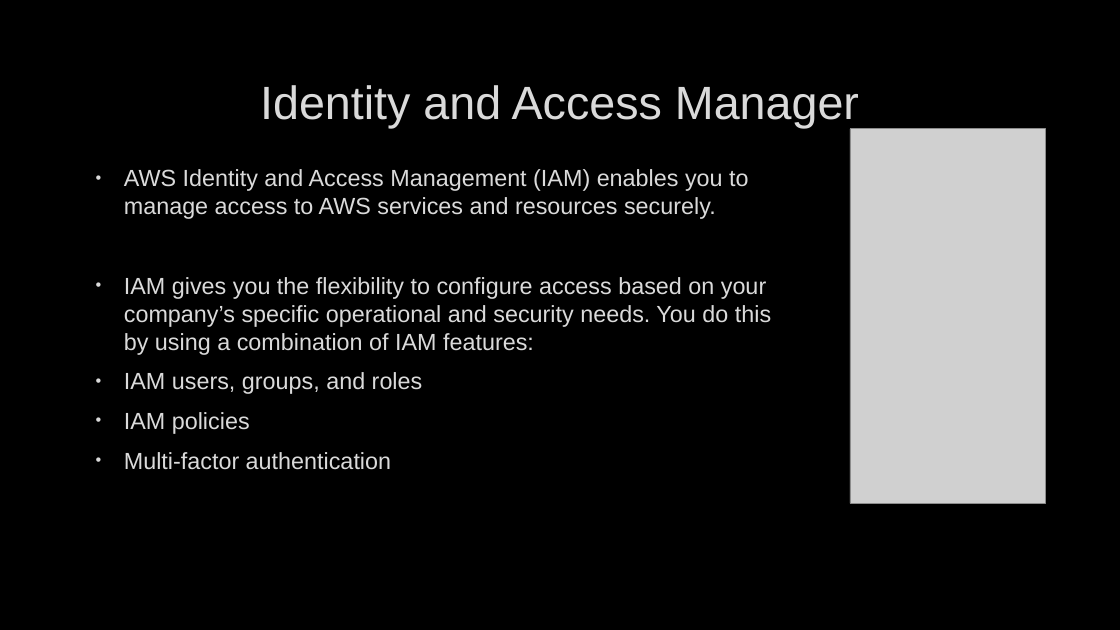
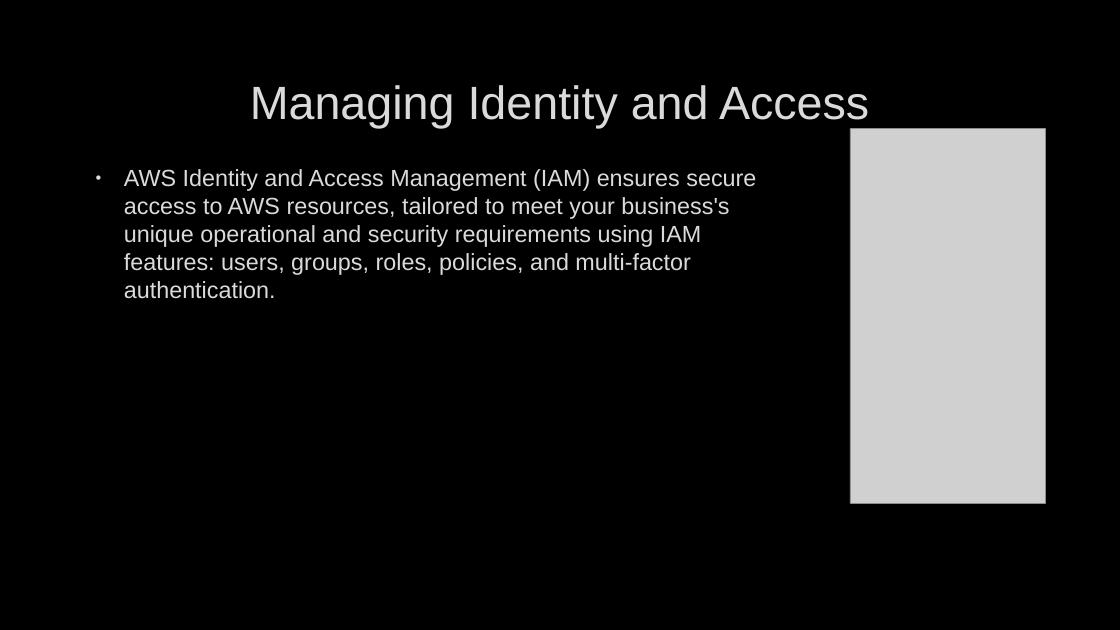
Before and after one commit to deveshbatra/genai_group1, a slide deck: slide 13 of GPTA4_tech.pptx. Drawn at 1120x630 pixels with LibreOffice and Linux fonts; fonts in the diff are those of the drawing; grey boxes stand for pictures; background and template pictures are left out. Boxes give left, top, right and bottom in pixels: in the first picture for what was removed or moved away, otherwise in the second. Text is boxed around its words. In the diff, an @@ line names an element or a change of style, - is before the commit and + after.

```diff
--- a/GPTA4_tech.pptx
+++ b/GPTA4_tech.pptx
@@ title at (250,85,869,128): text changed @@
-Identity and Access Manager
+Managing Identity and Access
@@ text at (124,169,756,299): text changed @@
-• AWS Identity and Access Management (IAM) enables you to manage access to AWS services and resources securely.
-• IAM gives you the flexibility to configure access based on your company’s specific operational and security needs. You do this by using a combination of IAM features:
-• IAM users, groups, and roles
-• IAM policies
-• Multi-factor authentication
+• AWS Identity and Access Management (IAM) ensures secure access to AWS resources, tailored to meet your business's unique operational and security requirements using IAM features: users, groups, roles, policies, and multi-factor authentication.
```
Also in this commit, not shown: 13 other slides changed, 1 other file.
